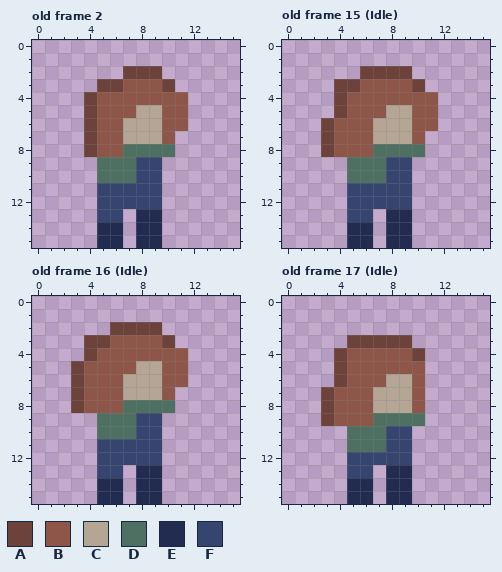
Edited in one commit: pixel-art file (Unity Project/Game Off 2025/Assets/Assets/Aseprite Files/Player.aseprite). This is how it looked before the edit.
16x16 pixels, 51 frames. Shown: old frame 2, old frame 15 (Idle), old frame 16 (Idle), old frame 17 (Idle). The commit also changed other frames, which this record leaves out.
Palette (. is transparent): A #6c423a  B #8e5648  C #b5a594  D #4e7062  E #212c50  F #364470
Pixels before, old frame 2, first column x 4:
 2 ...AAA..
 3 .AABBBA.
 4 ABBBBBBB
 5 ABBBCCBB
 6 ABBCCCBB
 7 ABBCCCB.
 8 ABBDDDD.
 9 .DDDFF..
10 .DDDFF..
11 .FFFFF..
12 .FFFFF..
13 .FF.EE..
14 .EE.EE..
15 .EE.EE..
Pixels before, old frame 15 (Idle), first column x 3:
 2 ...AAAA..
 3 .AABBBBA.
 4 .ABBBBBBB
 5 .ABBBCCBB
 6 ABBBCCCBB
 7 ABBBCCCB.
 8 ABBBDDDD.
 9 ..DDDFF..
10 ..DDDFF..
11 ..FFFFF..
12 ..FFFFF..
13 ..FF.EE..
14 ..EE.EE..
15 ..EE.EE..
Pixels before, old frame 16 (Idle), first column x 3:
 2 ...AAAA..
 3 .AABBBBA.
 4 .ABBBBBBB
 5 ABBBBCCBB
 6 ABBBCCCBB
 7 ABBBCCCB.
 8 ABBBDDDD.
 9 ..DDDFF..
10 ..DDDFF..
11 ..FFFFF..
12 ..FFFFF..
13 ..FF.EE..
14 ..EE.EE..
15 ..EE.EE..
Pixels before, old frame 17 (Idle), first column x 3:
 3 ..AAAAA.
 4 .ABBBBBA
 5 .ABBBBBB
 6 .ABBBCCB
 7 ABBBCCCB
 8 ABBBCCCB
 9 ABBBDDDD
10 ..DDDFF.
11 ..DDDFF.
12 ..FFFFF.
13 ..FF.EE.
14 ..EE.EE.
15 ..EE.EE.
After:
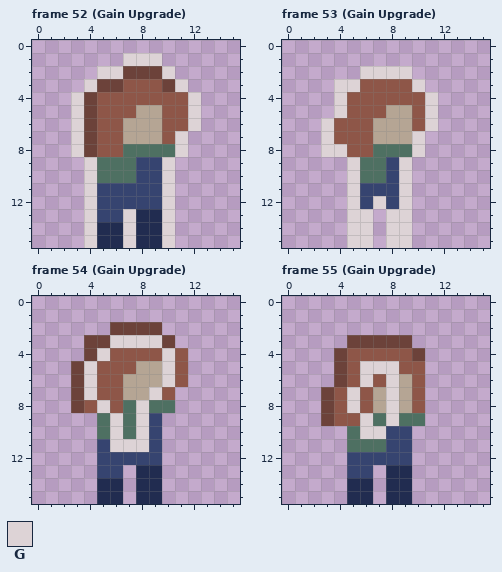
Colours new in this view: G #ddd3d6
A new or re-ordered frame is compared with the old frame closest to it.
The edit:
frames 51 -> 59
Frame 52 (Gain Upgrade) is new; against old frame 2:
The edit adds colour G in row 1 at x 7 to 9; in row 2 at x 5 to 6 and 10; in row 3 at x 4 and 11; in rows 4 to 6 at x 3 and 12; in rows 7 to 8 at x 3 and 11; in rows 9 to 12 at x 4 and 10.
The edit adds colour G in rows 13 to 15 at x 4, 7 and 10.
Frame 53 (Gain Upgrade) is new; against old frame 15 (Idle):
Colour A gives way to colour G in row 2 at x 6 to 9; in row 3 at x 4 to 5 and 10; in rows 4 to 5 at x 4; in rows 6 to 8 at x 3.
Colour B gives way to colour G in rows 4 to 6 at x 11; in row 7 at x 10; in row 8 at x 4.
Colour D gives way to colour G in row 8 at x 10; in rows 9 to 10 at x 5.
Colour E gives way to colour G in row 13 at x 8 to 9; in rows 14 to 15 at x 5 to 6 and 8 to 9.
Colour F gives way to colour G in rows 9 to 10 at x 9; in row 11 at x 5 and 9; in row 12 at x 5, 7 and 9; in row 13 at x 5 to 6.
Frame 54 (Gain Upgrade) is new; against old frame 16 (Idle):
Colour B gives way to colour G in row 3 at x 6 to 9; in row 4 at x 5 and 10; in rows 5 to 6 at x 4 and 10; in row 7 at x 4; in row 8 at x 5.
Colour C gives way to colour G in row 7 at x 9.
Colour D gives way to colour G in row 8 at x 8; in rows 9 to 10 at x 6.
Colour F gives way to colour G in rows 9 to 10 at x 8; in row 11 at x 6 to 8.
Frame 55 (Gain Upgrade) is new; against old frame 17 (Idle):
Colour B gives way to colour G in row 5 at x 6 to 8; in row 6 at x 6; in rows 7 to 8 at x 5; in row 9 at x 6.
Colour C gives way to colour G in rows 6 to 8 at x 8.
Colour D gives way to colour G in row 9 at x 8; in row 10 at x 6 to 7.
Pixel boxes of the changes (left, top, right, bottom) in both pictures:
added: (71, 53, 201, 248)
changed: (321, 66, 438, 248)
changed: (84, 335, 175, 452)
changed: (347, 361, 399, 439)
